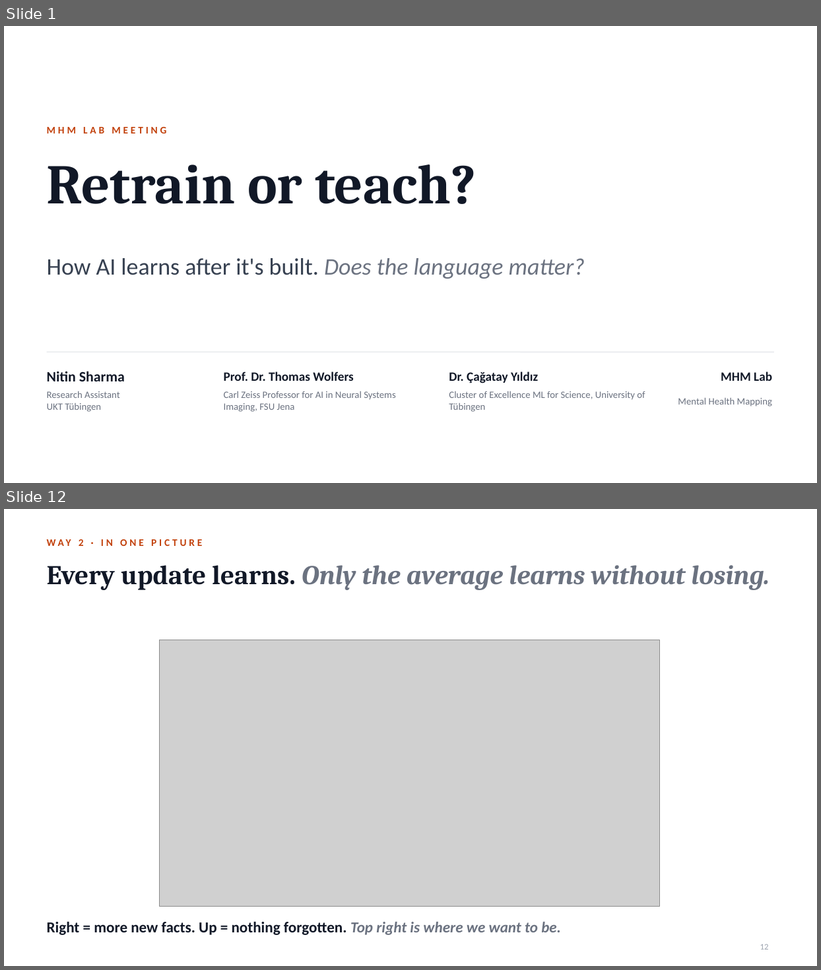
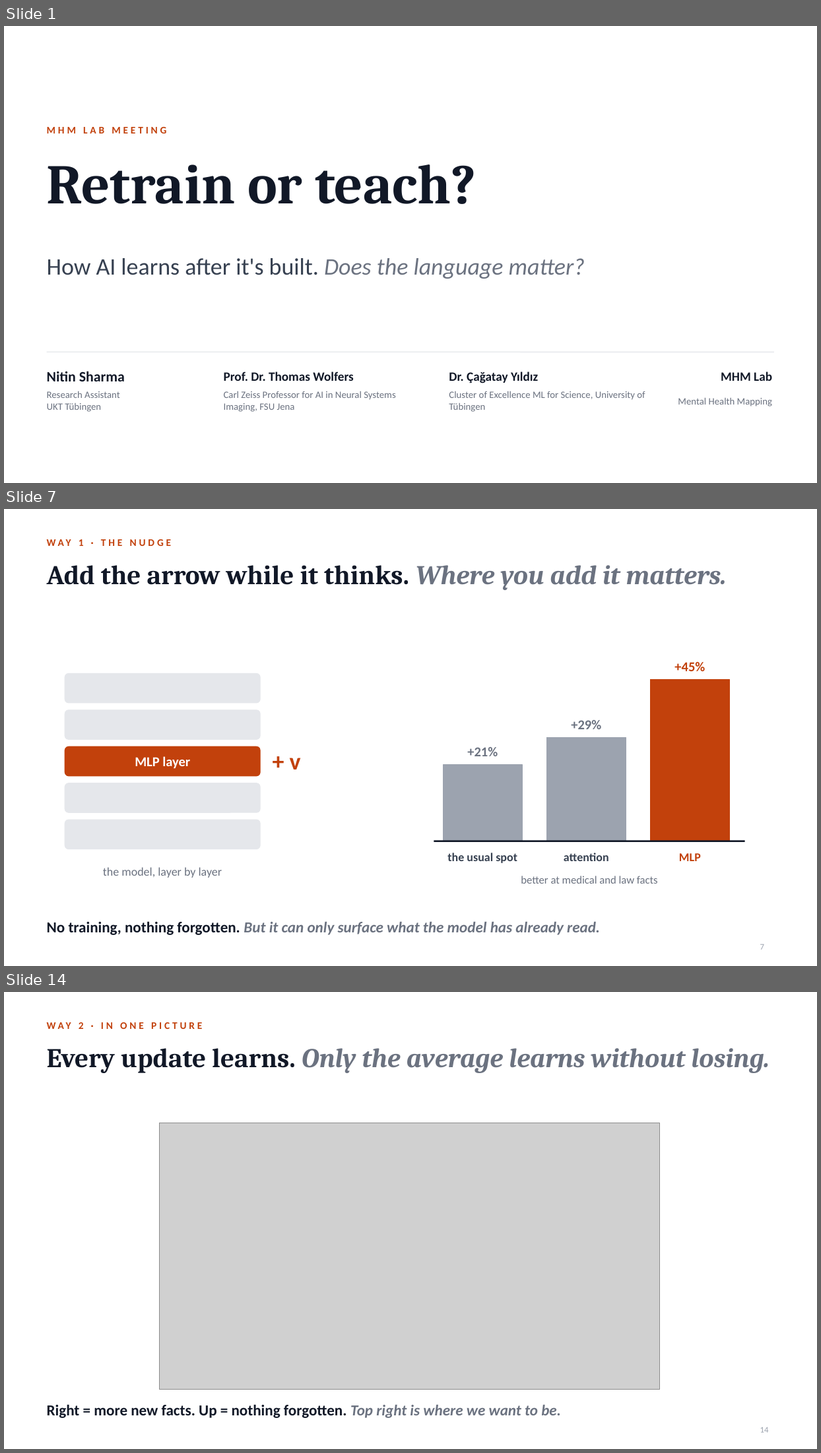
Before and after one commit to notagit3650/Claude_expo_repo_36501, a slide deck: slides/Retrain_or_teach.pptx. Shown one above the other, each under a label of ours: slides 1 and 12 before the commit, slides 1, 7 and 14 after it; the slides between them are not shown. The pictures are 821x970 and 821x1453 pixels, drawn with LibreOffice and Linux fonts; fonts in the diff are those of the drawing; grey boxes stand for pictures. Boxes give left, top, right and bottom in pixels: in the first picture for what was removed or moved away, otherwise in the second. Text is boxed around its words. In the diff, an @@ line names an element or a change of style, - is before the commit and + after.

```diff
--- a/slides/Retrain_or_teach.pptx
+++ b/slides/Retrain_or_teach.pptx
@@ slide 7 added at [4,509,817,966], background #FFFFFF @@
@@ text added at [47,539,84,546], 12 pt, text #C2410C, bold @@
+WAY 1 · THE NUDGE
@@ title added at [47,565,727,590], 32 pt, text #111827, bold @@
+Add the arrow while it thinks. Where you add it matters.
@@ text added at [675,662,705,671], 16 pt, text #C2410C, bold @@
++45%
@@ rounded rectangle added at [65,674,260,703], fill #E5E7EB, outline #E5E7EB 1 pt @@
@@ rectangle added at [651,680,730,842], fill #C2410C, outline #C2410C 1 pt @@
@@ rounded rectangle added at [65,710,260,739], fill #E5E7EB, outline #E5E7EB 1 pt @@
@@ text added at [571,720,601,729], 16 pt, text #6B7280, bold @@
++29%
@@ rectangle added at [547,738,626,842], fill #9CA3AF, outline #9CA3AF 1 pt @@
@@ rounded rectangle added at [65,747,260,776], fill #C2410C, outline #C2410C 1 pt @@
@@ text added at [135,757,190,769], 16 pt, text #FFFFFF, bold @@
+MLP layer
@@ text added at [290,758,301,770], 28 pt, text #C2410C, bold @@
++ v
@@ rectangle added at [443,765,523,842], fill #9CA3AF, outline #9CA3AF 1 pt @@
@@ text added at [467,747,498,757], 16 pt, text #6B7280, bold @@
++21%
@@ rounded rectangle added at [65,784,260,813], fill #E5E7EB, outline #E5E7EB 1 pt @@
@@ rounded rectangle added at [65,820,260,850], fill #E5E7EB, outline #E5E7EB 1 pt @@
@@ line added from (434, 842) to (745, 842), #111827 2 pt @@
@@ text added at [448,853,517,863], 14 pt, text #374151, bold @@
+the usual spot
@@ text added at [564,853,609,861], 14 pt, text #374151, bold @@
+attention
@@ text added at [679,854,701,861], 14 pt, text #C2410C, bold @@
+MLP
@@ text added at [103,867,222,878], 14 pt, text #6B7280 @@
+the model, layer by layer
@@ text added at [521,876,658,884], 13 pt, text #6B7280 @@
+better at medical and law facts
@@ text added at [47,921,600,935], 18 pt, text #6B7280, bold, italic @@
+No training, nothing forgotten. But it can only surface what the model has already read.
@@ page number added at [760,945,764,950], 10 pt, text #9CA3AF @@
+7
@@ what was slide 12 is now slide 14 @@
@@ page number at [760,1428,769,1433]: text changed @@
-12
+14
```
Also in this commit, not shown: 9 slides changed, 3 other slides added, 2 slides removed, 2 other files.
